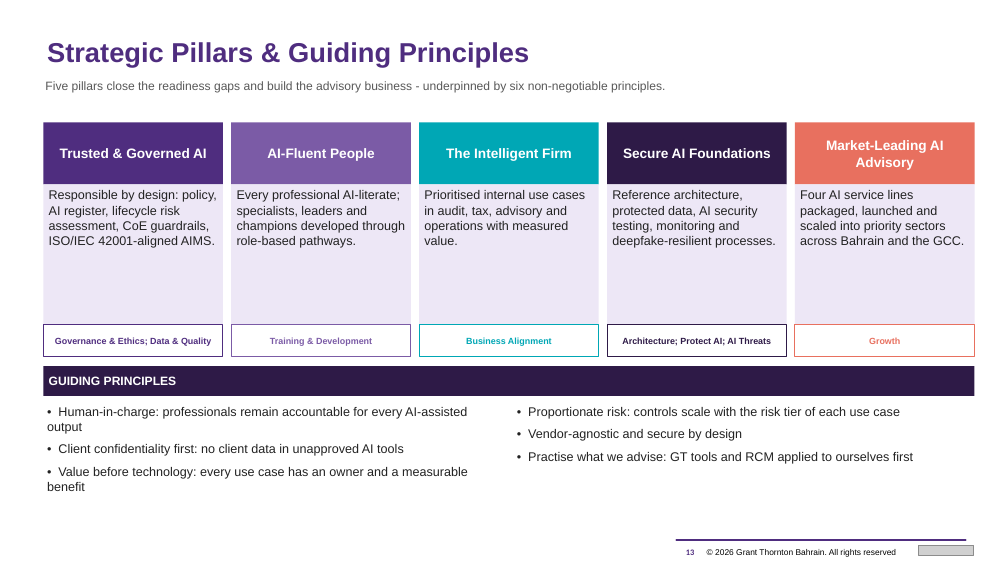
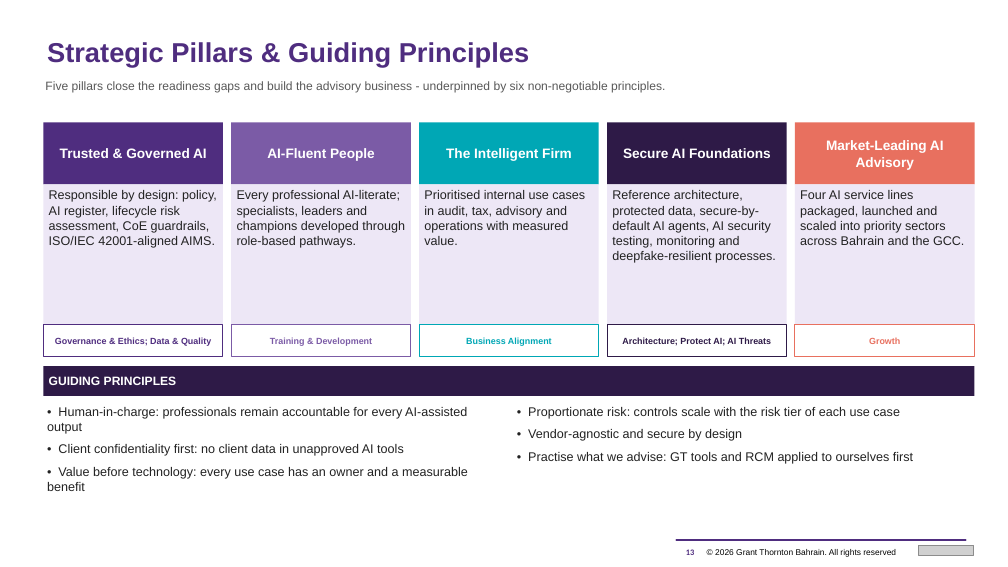
Before and after one commit to mahekdevangtrivedi-wq/GT-AI-Service-Line, a slide deck: slide 13 of 02_AI_Strategy_and_Roadmap/GT_Bahrain_AI_Strategy_and_Roadmap_2026-2028.pptx. Drawn at 1008x567 pixels with LibreOffice and Linux fonts; fonts in the diff are those of the drawing; grey boxes stand for pictures. Boxes give left, top, right and bottom in pixels: in the first picture for what was removed or moved away, otherwise in the second. Text is boxed around its words. In the diff, an @@ line names an element or a change of style, - is before the commit and + after.

```diff
--- a/02_AI_Strategy_and_Roadmap/GT_Bahrain_AI_Strategy_and_Roadmap_2026-2028.pptx
+++ b/02_AI_Strategy_and_Roadmap/GT_Bahrain_AI_Strategy_and_Roadmap_2026-2028.pptx
@@ text in rectangle at box(612, 190, 776, 263): text changed @@
-Reference architecture, protected data, AI security testing, monitoring and deepfake-resilient processes.
+Reference architecture, protected data, secure-by-default AI agents, AI security testing, monitoring and deepfake-resilient processes.
```
Also in this commit, not shown: 13 other slides changed, 2 slides added, 25 other files.
